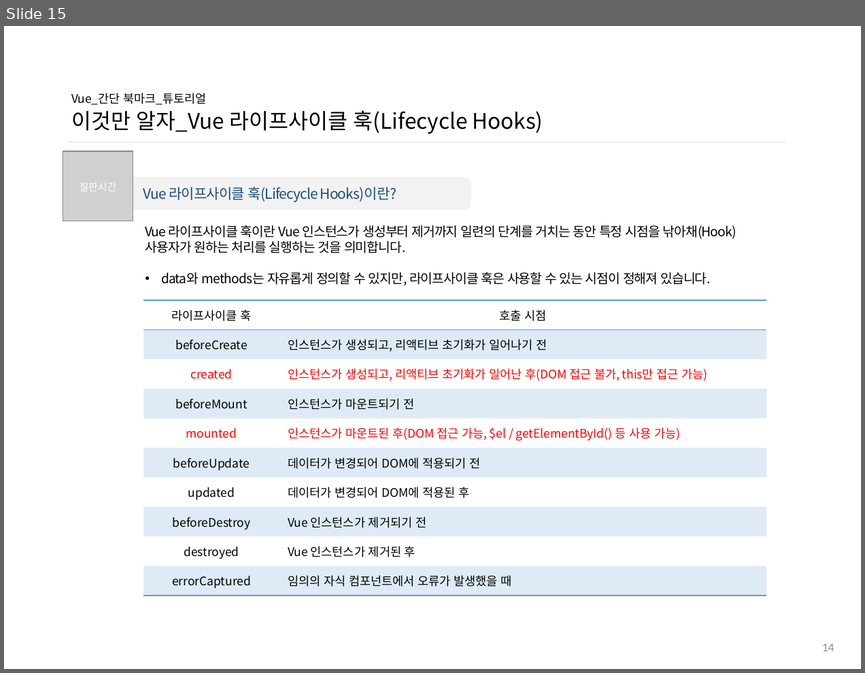
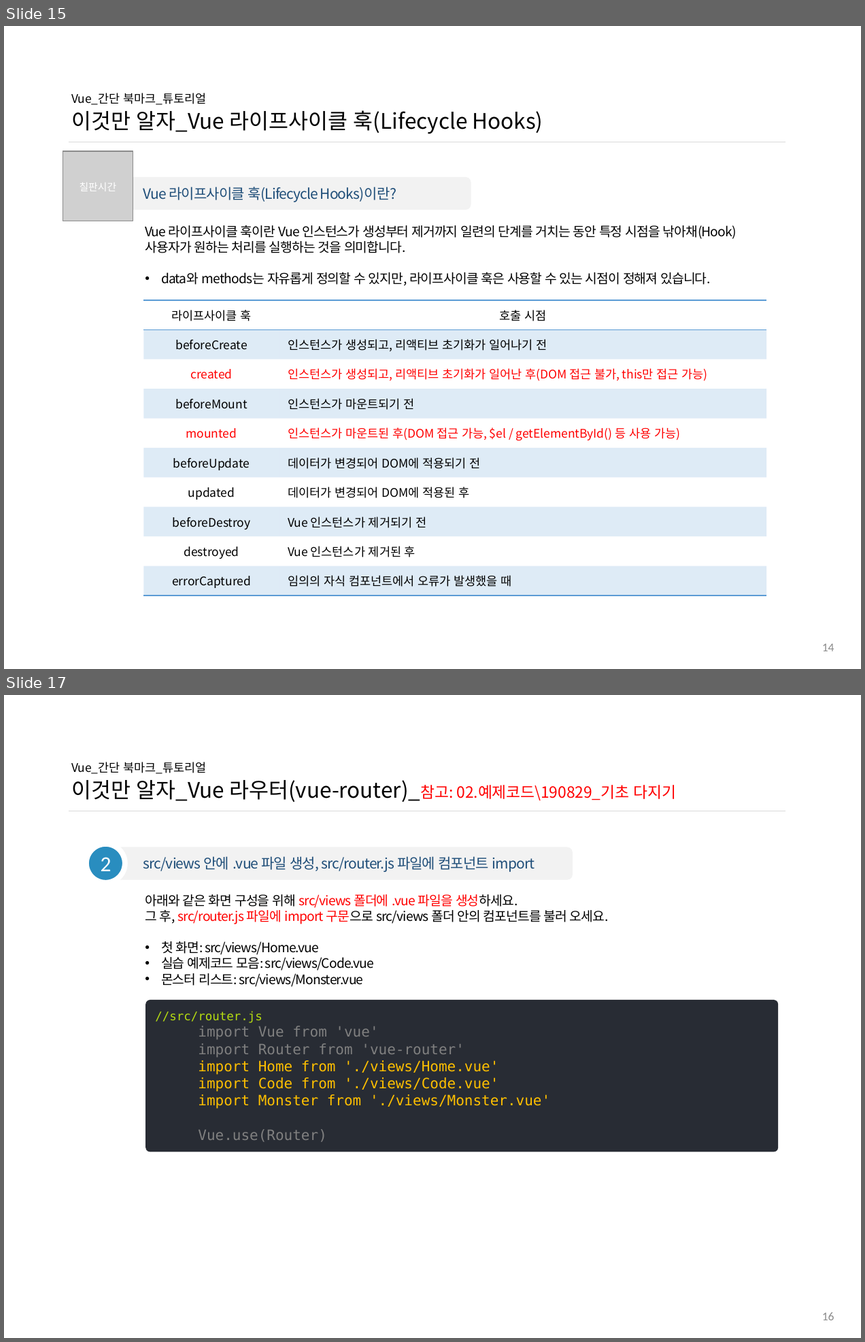
Before and after one commit to ddowon/vueStudy, a slide deck: 01.참고자료/190827_간단 북마크 만들기.pptx. Shown one above the other, each under a label of ours: slide 15 before the commit, slides 15 and 17 after it; the slides between them are not shown. The pictures are 865x673 and 865x1342 pixels, drawn with LibreOffice and Linux fonts; fonts in the diff are those of the drawing; grey boxes stand for pictures; background and template pictures are left out. Boxes give left, top, right and bottom in pixels: in the first picture for what was removed or moved away, otherwise in the second. Text is boxed around its words. In the diff, an @@ line names an element or a change of style, - is before the commit and + after.

Commit message:
8월 29일 스터디 자료 추가

```diff
--- a/01.참고자료/190827_간단 북마크 만들기.pptx
+++ b/01.참고자료/190827_간단 북마크 만들기.pptx
@@ slide 17 added at [4,695,861,1338], background #FFFFFF @@
@@ text added at [71,762,677,802], 18 pt, text #000000 @@
+Vue_간단 북마크_튜토리얼
+이것만 알자_Vue 라우터(vue-router)_참고: 02.예제코드\190829_기초 다지기
@@ line added from (68, 811) to (785, 811), #D9D9D9 0.5 pt @@
@@ ellipse added at [86,844,125,883], fill #298DBF, outline #FFFFFF 4.5 pt, 18 pt, text #FFFFFF @@
+2
@@ rounded rectangle added at [107,847,572,879], fill #F2F2F2, 12 pt, text #1F4E79 @@
+src/views 안에 .vue 파일 생성, src/router.js 파일에 컴포넌트 import
@@ text added at [145,894,609,987], 11 pt, text #000000 @@
+아래와 같은 화면 구성을 위해 src/views 폴더에 .vue 파일을 생성하세요.
+그 후, src/router.js 파일에 import 구문으로 src/views 폴더 안의 컴포넌트를 불러 오세요.
+• 첫 화면: src/views/Home.vue
+• 실습 예제코드 모음: src/views/Code.vue
+• 몬스터 리스트: src/views/Monster.vue
@@ rounded rectangle added at [145,1000,778,1152], fill #282C34, 12 pt, text #FFC000 @@
+//src/router.js
+  import Vue from 'vue'
+  import Router from 'vue-router'
+  import Home from './views/Home.vue'
+  import Code from './views/Code.vue'
+  import Monster from './views/Monster.vue'
+  Vue.use(Router)
@@ page number added at [822,1312,834,1320], 10 pt, text #8C8C8C @@
+16
```
Also in this commit, not shown: 1 slide changed, 7 other slides added, 23 other files.
